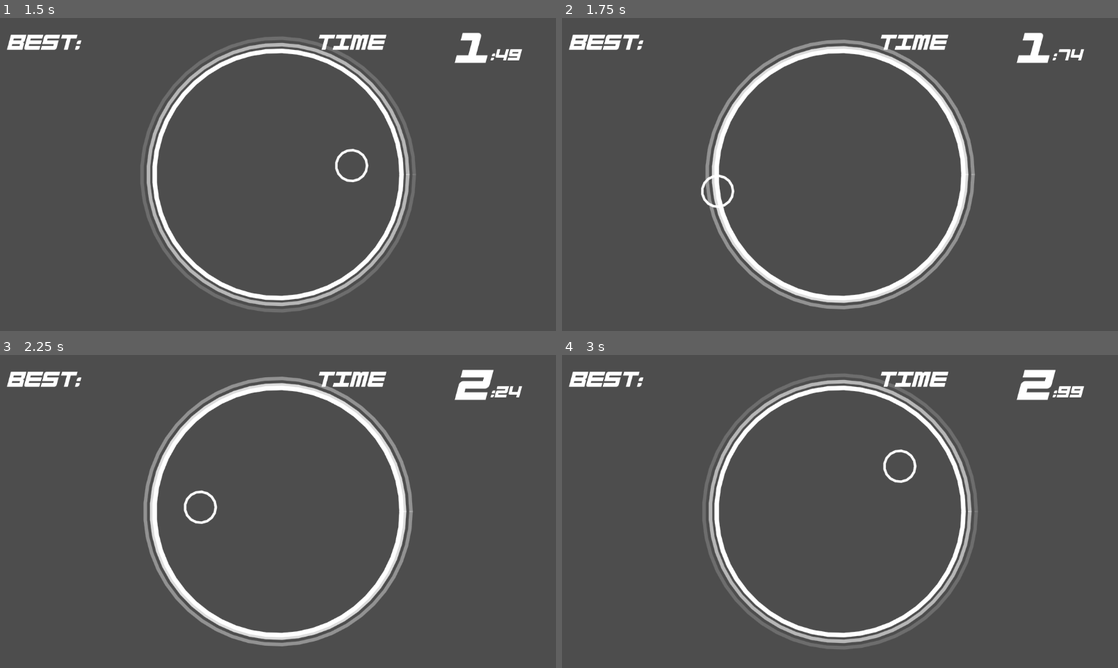
Above: before the commit, frames 1-4 (two rows, left to right).
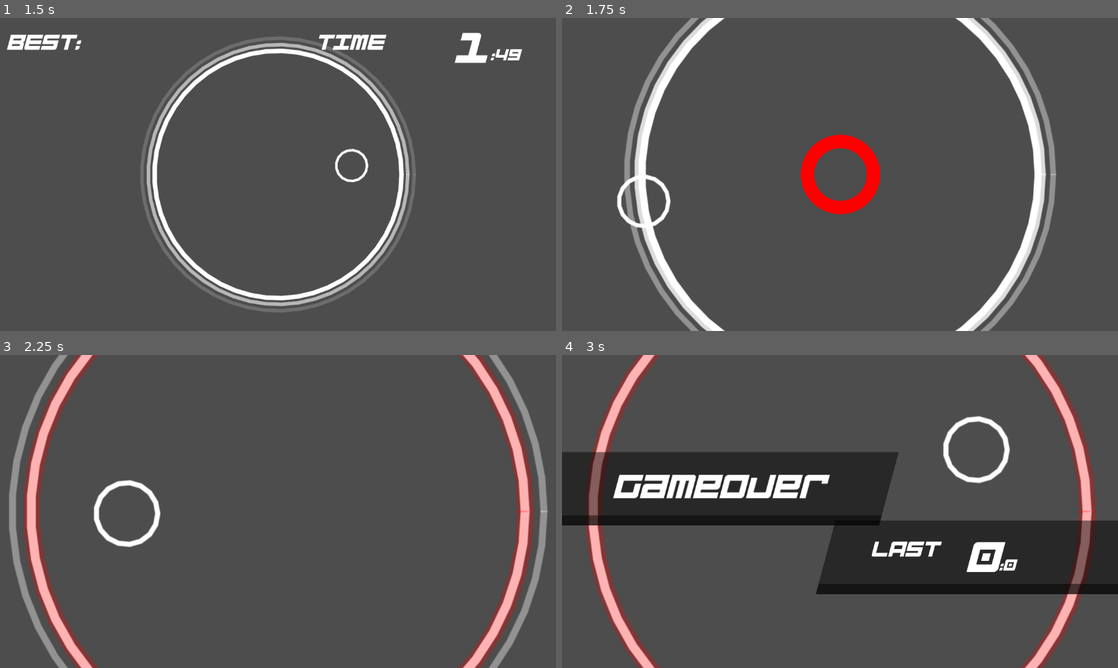
Above: after the commit, the same moments.

Repository: jokw1228/Slay_The_Circle
Game: Godot game, scene res://scenes/rooms/RoomTest/RoomJinwoong.tscn
Same seed, same stepped clock (60 frames per second), same inputs: the game is played once before the commit and once after it. This scene is started directly instead of the project's main scene.
Inputs (mouse positions are in pixels of both pictures, inside the frame that each line leads up to):
- Up to frame 1 (1.5 s): move the mouse to (400, 158) at 0.52 s; click (400, 158) at 0.67 s; move the mouse to (166, 190) at 1.27 s; click (166, 190) at 1.42 s
- Up to frame 2 (1.75 s): no input
- Up to frame 3 (2.25 s): move the mouse to (333, 442) at 2.02 s; click (333, 442) at 2.17 s
- Up to frame 4 (3 s): move the mouse to (812, 574) at 2.77 s; click (812, 574) at 2.92 s

Frame 1 is identical in both runs. In frame 2, 16% of the frame differs, in the area x 1-94%, y 0-100%; in frame 3, 16%; in frame 4, 37%, in the area x 0-100%, y 0-100%.

Commit message:
링크 ray cast 구현

Diff:
--- a/scenes/bombgenerators/JinwoongBombGenerator.gd
+++ b/scenes/bombgenerators/JinwoongBombGenerator.gd
@@ -4,17 +4,16 @@
 @export var bomb_link: PackedScene
 
 const CircleFieldRadius = 128
-var rad = PI / -8.0
-var r = CircleFieldRadius / 2.0
 
 func _on_timer_timeout():
-	rad += PI / 8.0
-	r += CircleFieldRadius * 0.2
-
 	var bomb1 = bombs_to_generate.instantiate()
-	bomb1.position = Vector2(-r*cos(rad), -r*sin(rad))
+	var rad = randf_range(0,2*PI)
+	var r = randf_range(0, CircleFieldRadius * 2)
+	bomb1.position = Vector2(r*cos(rad), r*sin(rad))
 
 	var bomb2 = bombs_to_generate.instantiate()
+	rad = randf_range(0,2*PI)
+	r = randf_range(0, CircleFieldRadius * 2)
 	bomb2.position = Vector2(r*cos(rad), r*sin(rad))
 
 	var link = bomb_link.instantiate()
--- a/scenes/bombs/BombLink.gd
+++ b/scenes/bombs/BombLink.gd
@@ -1,5 +1,8 @@
 extends Node2D
 class_name BombLink
+
+@export var ray_1to2: RayCast2D
+@export var ray_2to1: RayCast2D
 
 var bomb1: Bomb
 var bomb2: Bomb
@@ -13,6 +16,22 @@
 	num_child_bombs = 2
 	bomb1.player_body_entered.connect(on_bomb_slayed)
 	bomb2.player_body_entered.connect(on_bomb_slayed)
+	set_ray_cast()
+
+func set_ray_cast():
+	ray_1to2.global_position = bomb1.global_position
+	ray_1to2.look_at(bomb2.global_position)
+
+	ray_2to1.global_position = bomb2.global_position
+	ray_2to1.look_at(bomb1.global_position)
+
+	# wait ray cast update
+	await ray_1to2.ray_cast_end
+	ray_1to2.enabled = false
+
+	await ray_2to1.ray_cast_end
+	ray_2to1.enabled = false
+
 	queue_redraw()
 
 # connected to player_body_entered signal
@@ -66,3 +85,12 @@
 		d += Size * 2
 		pos_1to2 += front * 2
 		pos_2to1 -= front * 2
+
+	# display intersection point of link line and circle field
+	var ray_intersect: Vector2 = ray_1to2.get_collision_point()
+	if ray_intersect != Vector2.ZERO:
+		draw_circle(ray_intersect, 20, Color.RED)
+
+	ray_intersect = ray_2to1.get_collision_point()
+	if ray_intersect != Vector2.ZERO:
+		draw_circle(ray_intersect, 20, Color.RED)
--- a/scenes/bombs/BombLink.tscn
+++ b/scenes/bombs/BombLink.tscn
@@ -1,6 +1,19 @@
-[gd_scene load_steps=2 format=3 uid="uid://5hmqv8rxk05i"]
+[gd_scene load_steps=3 format=3 uid="uid://5hmqv8rxk05i"]
 
 [ext_resource type="Script" path="res://scenes/bombs/BombLink.gd" id="1_7a02t"]
+[ext_resource type="Script" path="res://scenes/bombs/BombLinkRayCast2D.gd" id="2_cro0j"]
 
-[node name="BombLink" type="Node2D" groups=["links"]]
+[node name="BombLink" type="Node2D" node_paths=PackedStringArray("ray_1to2", "ray_2to1") groups=["links"]]
 script = ExtResource("1_7a02t")
+ray_1to2 = NodePath("BombLinkRayCast2D1")
+ray_2to1 = NodePath("BombLinkRayCast2D2")
+
+[node name="BombLinkRayCast2D1" type="RayCast2D" parent="."]
+target_position = Vector2(1024, 0)
+collision_mask = 32768
+script = ExtResource("2_cro0j")
+
+[node name="BombLinkRayCast2D2" type="RayCast2D" parent="."]
+target_position = Vector2(1024, 0)
+collision_mask = 32768
+script = ExtResource("2_cro0j")
--- /dev/null
+++ b/scenes/bombs/BombLinkRayCast2D.gd
@@ -0,0 +1,6 @@
+extends RayCast2D
+
+signal ray_cast_end
+
+func _physics_process(_delta):
+	ray_cast_end.emit()
--- a/scenes/rooms/RoomTest/RoomJinwoong.tscn
+++ b/scenes/rooms/RoomTest/RoomJinwoong.tscn
@@ -3,7 +3,7 @@
 [ext_resource type="PackedScene" uid="uid://dntg6argh8n3n" path="res://scenes/playingfield/PlayingField.tscn" id="1_r75nn"]
 [ext_resource type="PackedScene" uid="uid://ymk5jnvo4t6" path="res://scenes/bombgenerators/JinwoongBombGenerator.tscn" id="2_sw80n"]
 
-[node name="RoomTest" type="Node2D"]
+[node name="RoomJinwoong" type="Node2D"]
 
 [node name="PlayingField" parent="." instance=ExtResource("1_r75nn")]
 BombGenerator_scene = ExtResource("2_sw80n")
